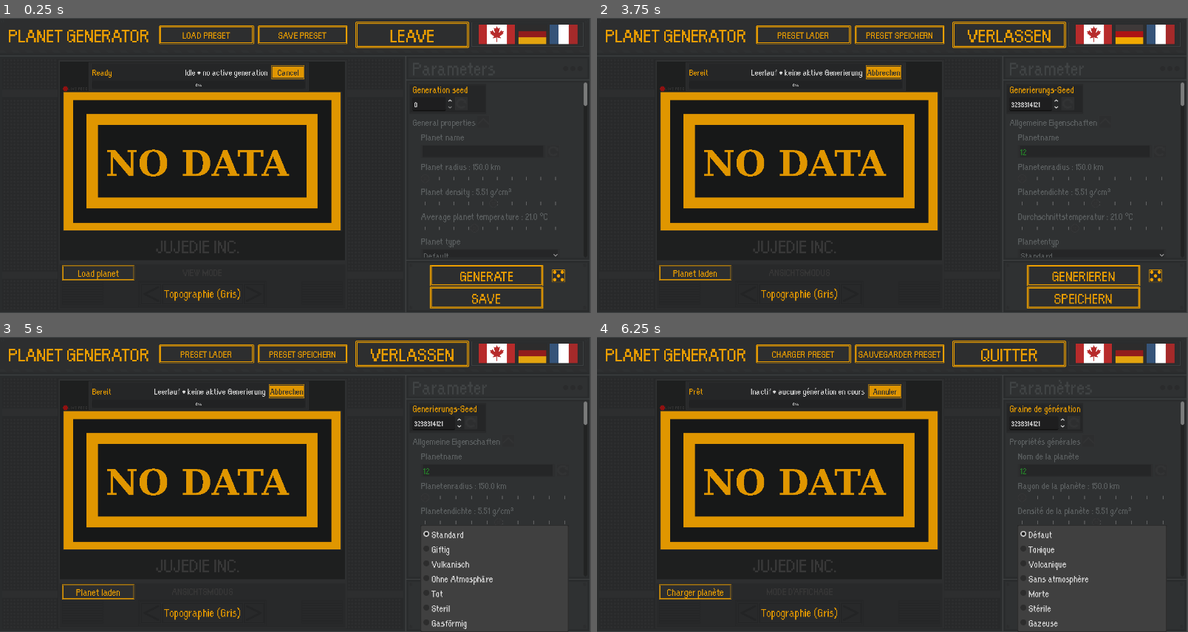
Above: before the commit, frames 1-4 (two rows, left to right).
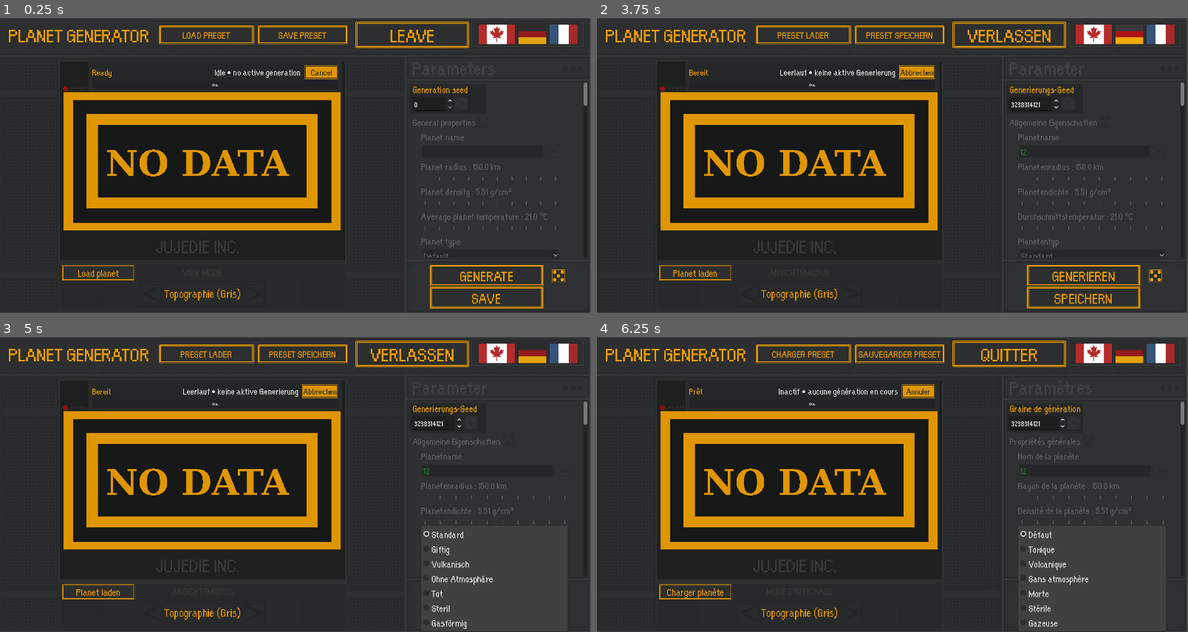
Above: after the commit, the same moments.

Repository: Jujedie/PlanetGenerator
Game: Godot game, scene res://data/scn/master.tscn
Same seed, same stepped clock (60 frames per second), same inputs: the game is played once before the commit and once after it.
Inputs (mouse positions are in pixels of both pictures, inside the frame that each line leads up to):
- Up to frame 1 (0.25 s): no input
- Up to frame 2 (3.75 s): click (1081, 150) at 0.52 s; type "12" at 0.6 s; click (1057, 103) at 1.25 s; click "Default" at 2 s; click (1093, 35) at 2.75 s; click (1128, 35) at 3.5 s
- Up to frame 3 (5 s): click "Standard" at 4.25 s
- Up to frame 4 (6.25 s): click (1158, 354) at 5 s; click "Défaut" at 5.75 s

The runs differ from the first frame. In frame 1, 0.6% of the frame differs, in the area x 31-58%, y 16-24%; in frame 2, 0.7%, in the area x 26-58%, y 16-24%; in frame 3, 0.7%; in frame 4, 0.7%.

Commit message:
feat: Ajuster les marges et les tailles de police pour le panneau de statut de génération

Diff:
--- a/data/scn/master.tscn
+++ b/data/scn/master.tscn
@@ -286,7 +286,7 @@
 layout_mode = 0
 offset_left = 59.65793
 offset_top = -70.8767
-offset_right = 581.6162
+offset_right = 660.08984
 offset_bottom = -2.8767014
 mouse_filter = 1
 theme_override_styles/panel = SubResource("StyleBoxTexture_statuspanel")
@@ -315,7 +315,7 @@
 layout_mode = 2
 theme = ExtResource("5_e2i44")
 theme_override_colors/font_color = Color(0.85, 0.85, 0.85, 1)
-theme_override_font_sizes/font_size = 23
+theme_override_font_sizes/font_size = 24
 theme_override_styles/normal = SubResource("StyleBoxEmpty_wim0k")
 text = "GEN_STATUS_IDLE"
 metadata/_edit_lock_ = true
@@ -369,6 +369,7 @@
 offset_top = -37.100002
 offset_right = 1219.6118
 offset_bottom = 660.75714
+mouse_filter = 2
 metadata/_edit_lock_ = true
 
 [node name="Control_Parameters" type="MarginContainer" parent="ImageFrame/Control General" unique_id=55540780]
